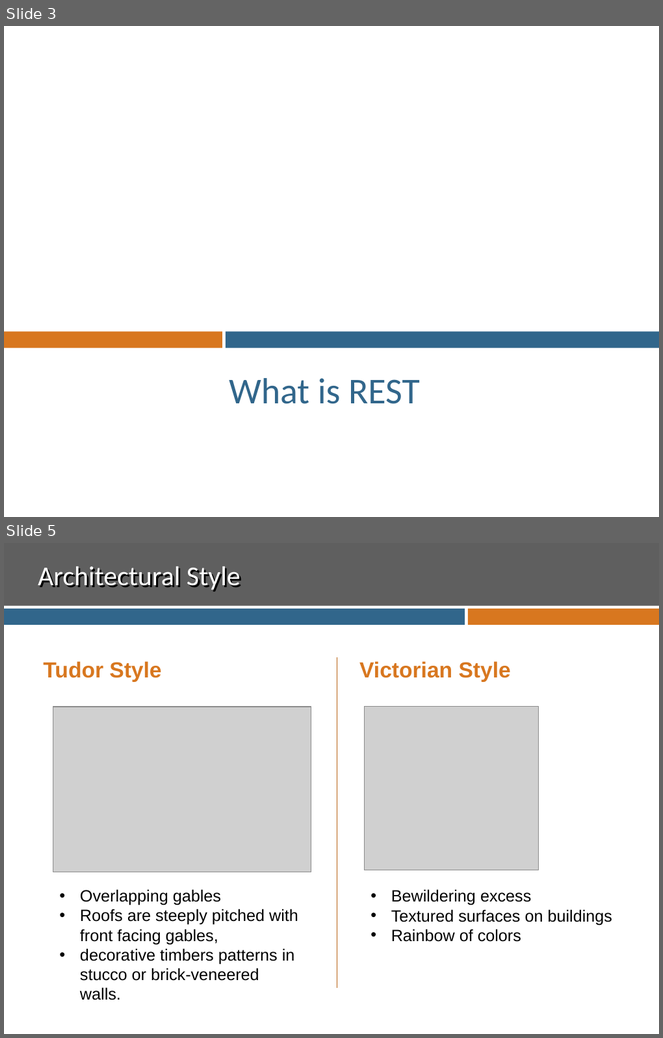
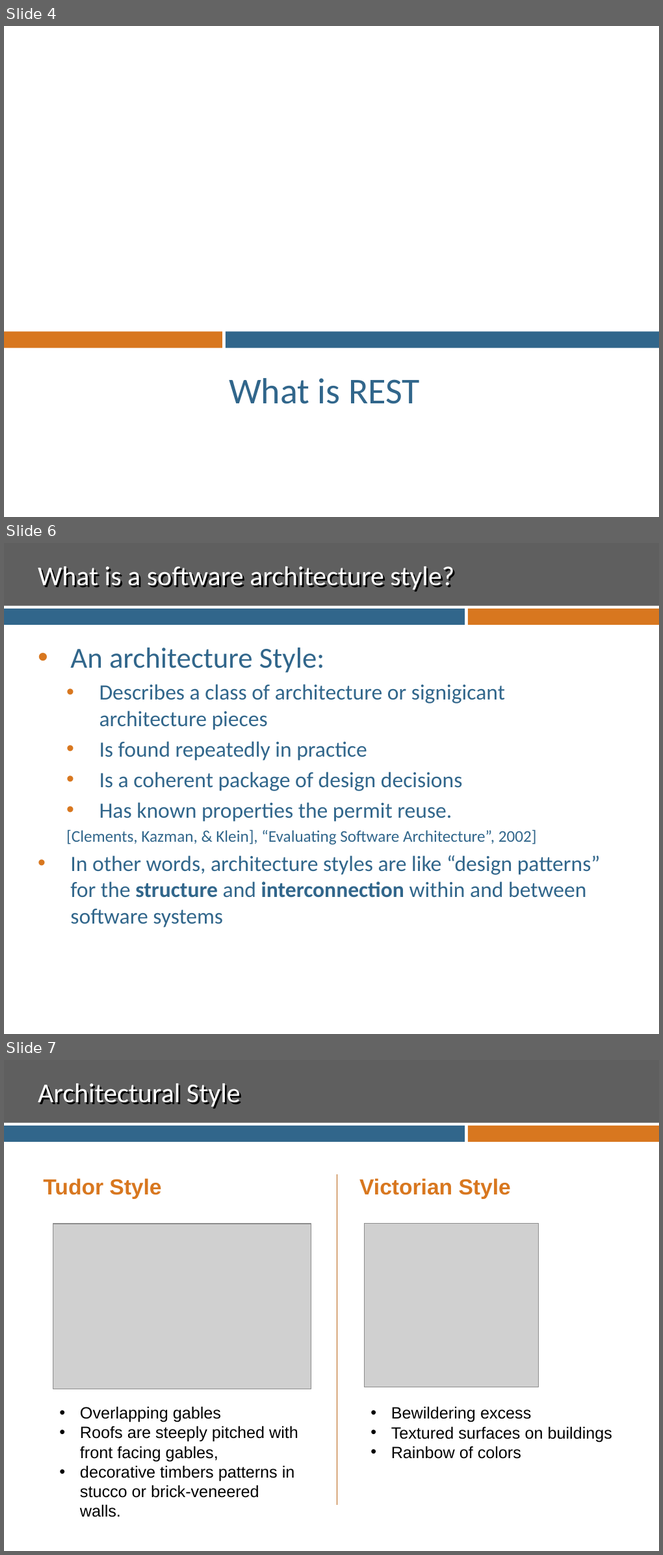
Before and after one commit to ssuing8825/CodeCamp.Web, a slide deck: REST.pptx. Shown one above the other, each under a label of ours: slides 3 and 5 before the commit, slides 4, 6 and 7 after it; the slides between them are not shown. The pictures are 663x1038 and 663x1555 pixels, drawn with LibreOffice and Linux fonts; fonts in the diff are those of the drawing; grey boxes stand for pictures; background and template pictures are left out. Boxes give left, top, right and bottom in pixels: in the first picture for what was removed or moved away, otherwise in the second. Text is boxed around its words. In the diff, an @@ line names an element or a change of style, - is before the commit and + after.

```diff
--- a/REST.pptx
+++ b/REST.pptx
@@ slide 6 added at (4,543,659,1034), background #FFFFFF; not listed: 3 template elements that a slide beside it also shows @@
@@ title added at (38,566,454,592), 30 pt, text #FFFFFF @@
+What is a software architecture style?
@@ text added at (66,648,601,928), 24 pt, text #31668B @@
+• An architecture Style:
+  • Describes a class of architecture or signigicant architecture pieces
+  • Is found repeatedly in practice
+  • Is a coherent package of design decisions
+  • Has known properties the permit reuse.
+  [Clements, Kazman, & Klein], “Evaluating Software Architecture”, 2002]
+• In other words, architecture styles are like “design patterns” for the structure and interconnection within and between software systems
@@ what was slide 3 is now slide 4 @@
@@ what was slide 5 is now slide 7 @@
```
Also in this commit, not shown: 2 slides changed, 8 other slides added.
